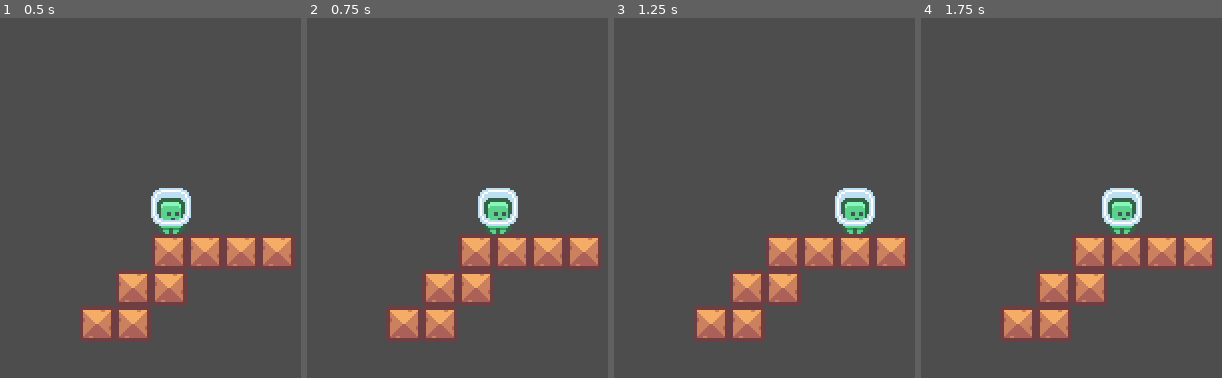
Above: before the commit, frames 1-4 (left to right).
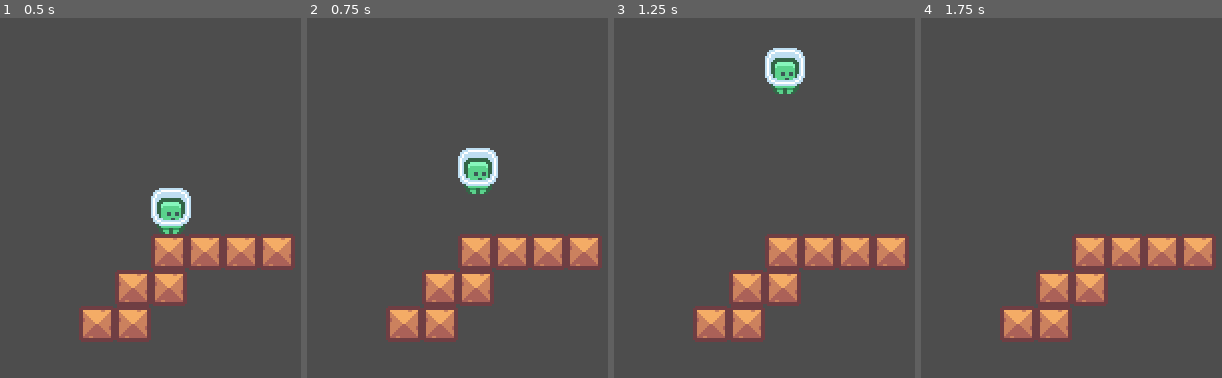
Above: after the commit, the same moments.

Repository: felianfilian/2D_platformer_heartbeast
Game: Godot game, scene res://world.tscn
Same seed, same stepped clock (60 frames per second), same inputs: the game is played once before the commit and once after it.
Inputs:
- Up to frame 1 (0.5 s): no input
- Up to frame 2 (0.75 s): hold Right (ui_right) from 0.53 s (still down); hold Space from 0.53 s (still down)
- Up to frame 3 (1.25 s): keep holding Right (ui_right); keep holding Space
- Up to frame 4 (1.75 s): release Right (ui_right) at 1.28 s; release Space at 1.28 s; hold Left (ui_left) from 1.28 s (still down); tap Space at 1.35, 1.52 s

Frame 1 is identical in both runs. In frame 2, 2.8% of the frame differs, in the area x 50-71%, y 36-60%; in frame 3, 2.9%, in the area x 50-87%, y 8-60%; in frame 4, 1.4%.

Commit message:
input system update

Diff:
--- a/player.gd
+++ b/player.gd
@@ -2,19 +2,19 @@
 
 var gravity = 9
 var walk_speed = 50
-var jump_force = -100
+var jump_force = 100
 
 func _ready():
 	print("Game Started")
 
 func _physics_process(delta):
 	velocity.y += gravity
-	if Input.is_action_pressed("ui_left"):
+	if Input.is_key_pressed(KEY_A):
 		velocity.x = -walk_speed
-	elif Input.is_action_pressed("ui_right"):
+	elif Input.is_key_pressed(KEY_D):
 		velocity.x = walk_speed
 	else:
 		velocity.x = 0
-	if Input.is_action_pressed("ui_up"):
+	if Input.is_key_pressed(KEY_SPACE):
 		velocity.y = -jump_force
 	move_and_slide()
--- a/project.godot
+++ b/project.godot
@@ -22,6 +22,10 @@
 window/size/window_width_override=1280
 window/size/window_height_override=720
 window/stretch/mode="canvas_items"
+
+[dotnet]
+
+project/assembly_name="2D_platformer_heartbeast"
 
 [importer_defaults]
 
Not shown, added: 2D_platformer_heartbeast.csproj
Not shown, added: 2D_platformer_heartbeast.sln
